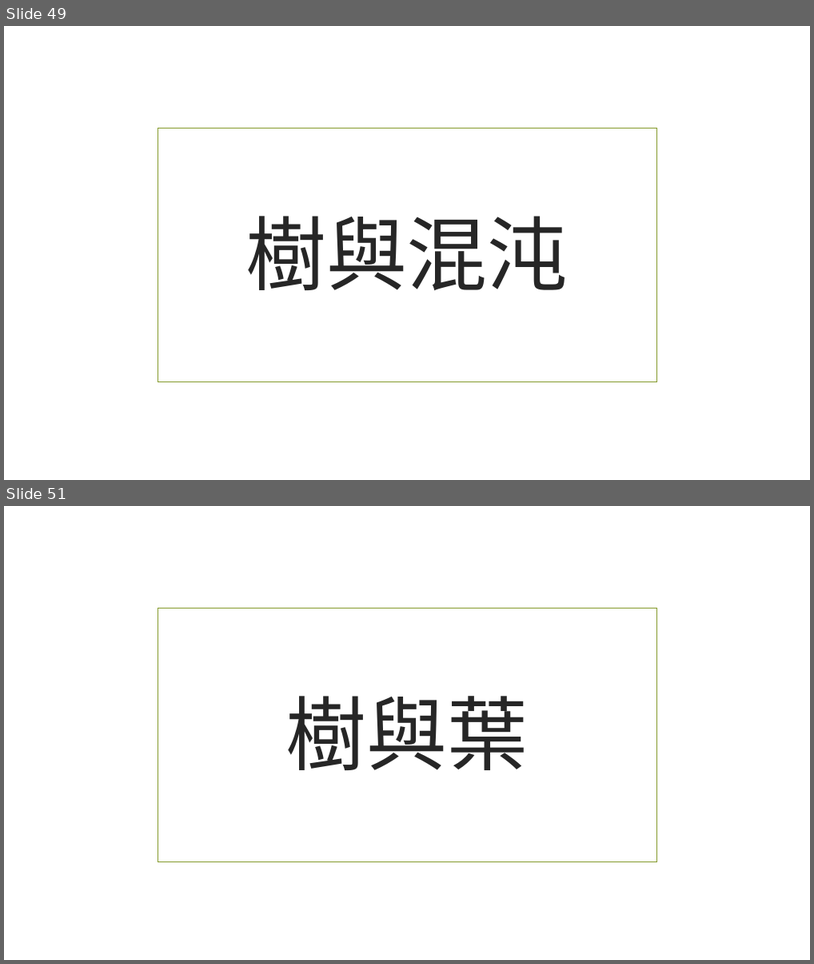
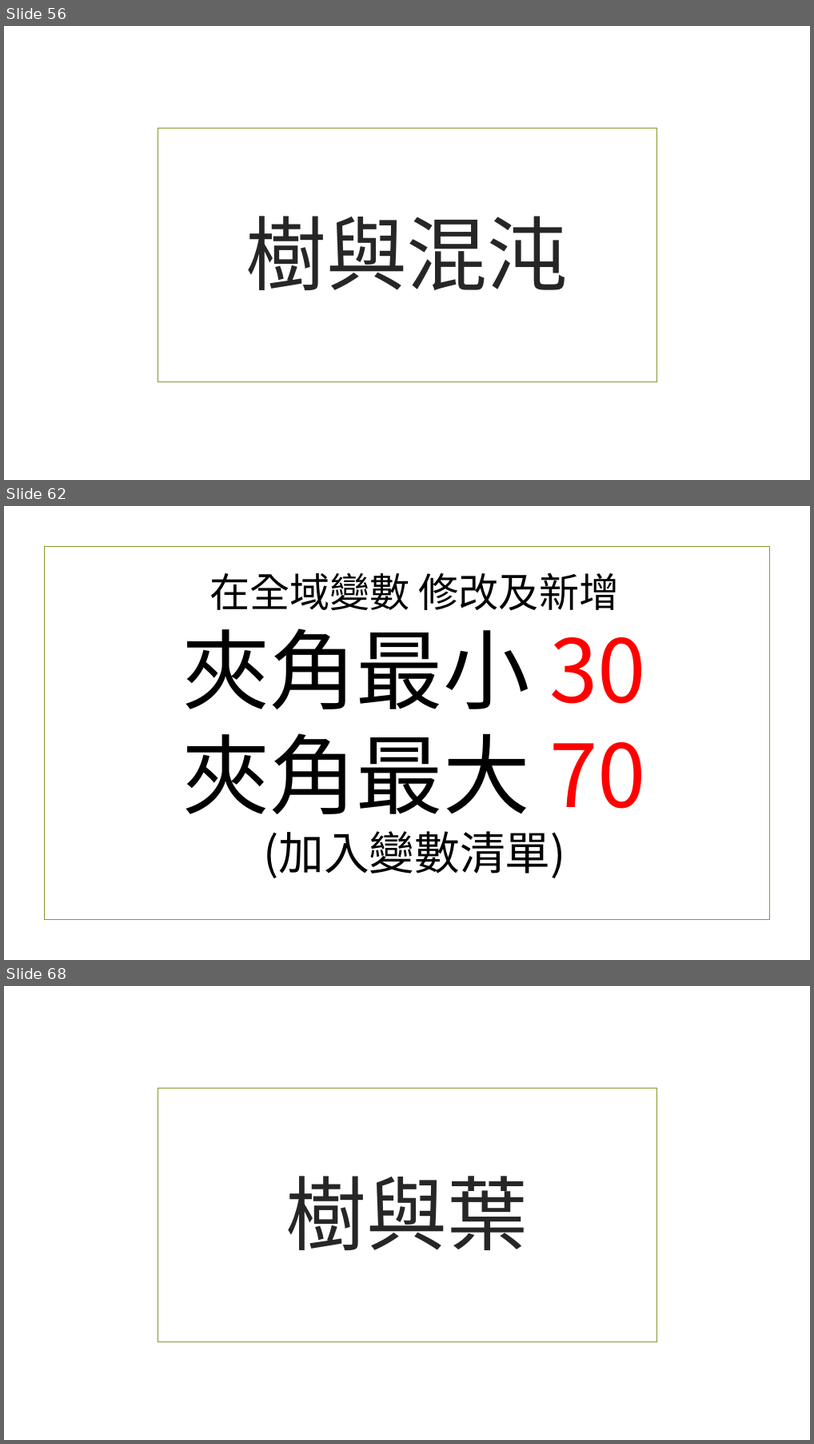
Before and after one commit to beardad1975/py4t, a slide deck: 課程資料/專題-海龜與樹/海龜與樹程式簡報.pptx. Shown one above the other, each under a label of ours: slides 49 and 51 before the commit, slides 56, 62 and 68 after it; the slides between them are not shown. The pictures are 814x964 and 814x1444 pixels, drawn with LibreOffice and Linux fonts; fonts in the diff are those of the drawing; background and template pictures are left out. Boxes give left, top, right and bottom in pixels: in the first picture for what was removed or moved away, otherwise in the second. Text is boxed around its words. In the diff, an @@ line names an element or a change of style, - is before the commit and + after.

```diff
--- a/課程資料/專題-海龜與樹/海龜與樹程式簡報.pptx
+++ b/課程資料/專題-海龜與樹/海龜與樹程式簡報.pptx
@@ slide 62 added at (x1=4, y1=506, x2=810, y2=960), background picture (left out) @@
@@ rectangle added at (x1=44, y1=547, x2=770, y2=920), outline #83992A 1.25 pt @@
@@ title added at (x1=183, y1=572, x2=647, y2=878), 103.5 pt, text #000000 @@
+在全域變數 修改及新增
+夾角最小 30
+夾角最大 70
+(加入變數清單)
@@ what was slide 49 is now slide 56 @@
@@ what was slide 51 is now slide 68 @@
```
Also in this commit, not shown: 15 slides changed, 26 other slides added, 21 other files.
